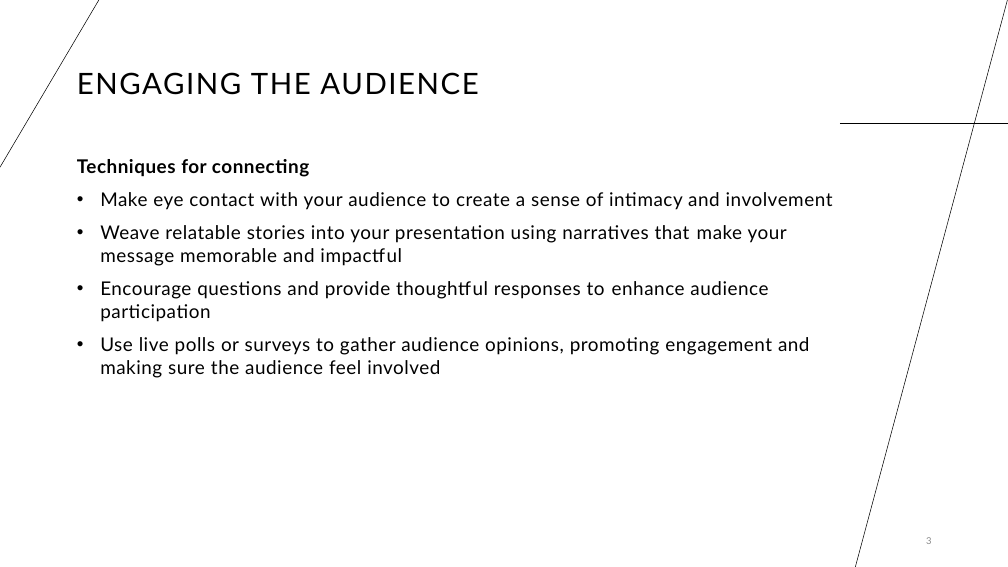
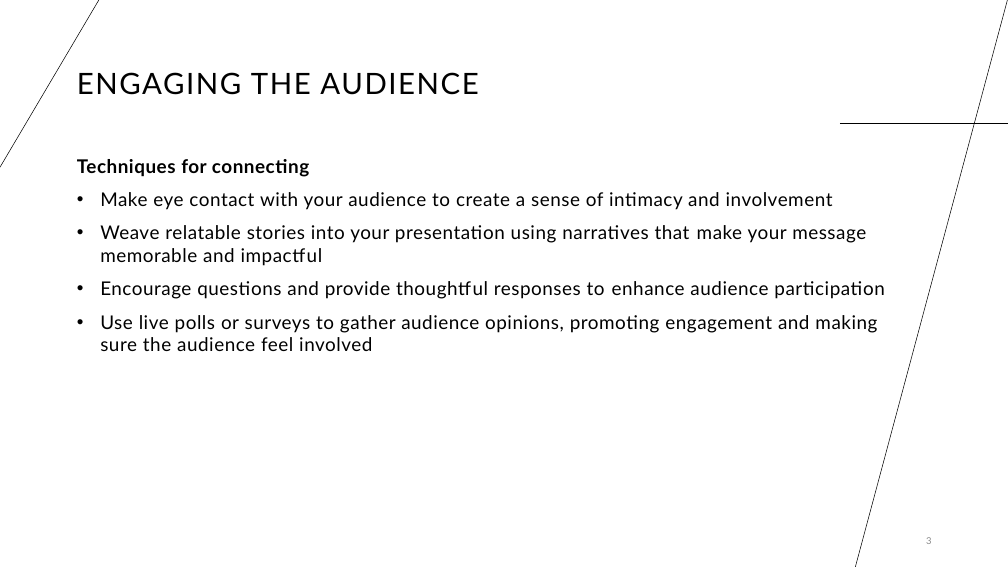
Before and after one commit to sebahrens/json2pptx, a slide deck: slide 3 of templates/abstract.pptx. Drawn at 1008x567 pixels with LibreOffice and Linux fonts; fonts in the diff are those of the drawing. Boxes give left, top, right and bottom in pixels: in the first picture for what was removed or moved away, otherwise in the second. Text is boxed around its words. In the diff, an @@ line names an element or a change of style, - is before the commit and + after.

Commit message:
Revert "wip(templates): abstract One Content body ends short of the diagonal decorative line (go-slide-creator-bvv3v)"
This reverts commit 0cc9f4d6b73aba4ad0d379680e8573e500d74381.

```diff
--- a/templates/abstract.pptx
+++ b/templates/abstract.pptx
@@ text "Techniques for connecting" rewrapped from (x1=77, y1=159, x2=833, y2=378) to (x1=77, y1=159, x2=884, y2=351) @@
```
Also in this commit, not shown: 3 other files.
